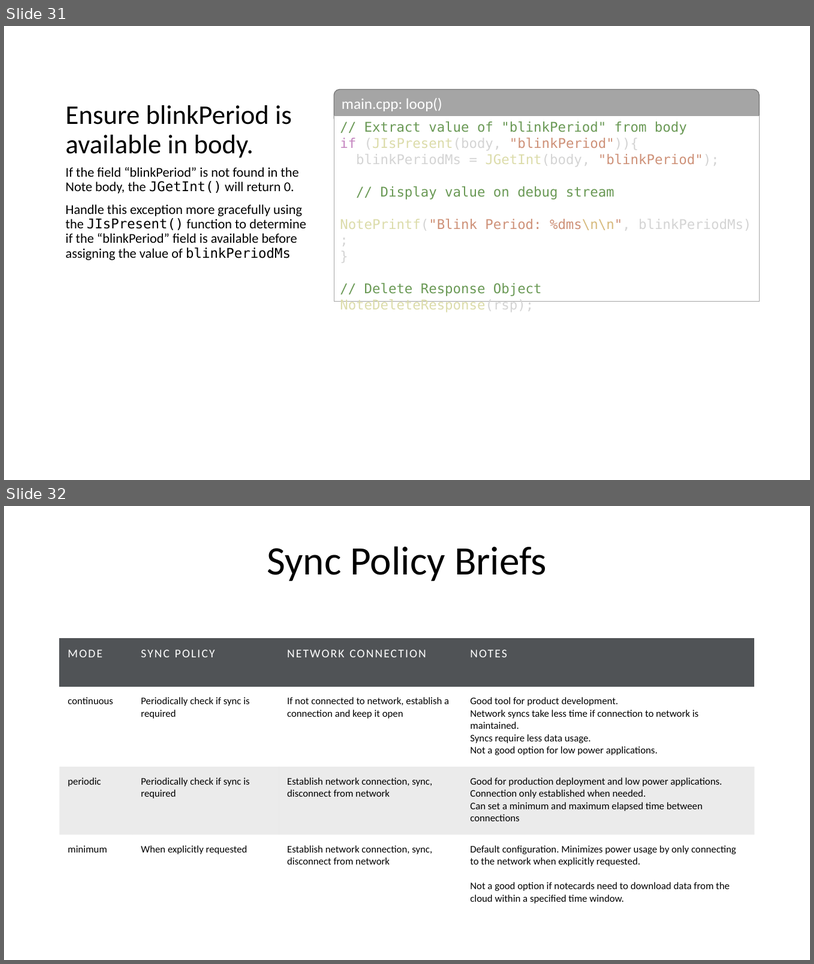
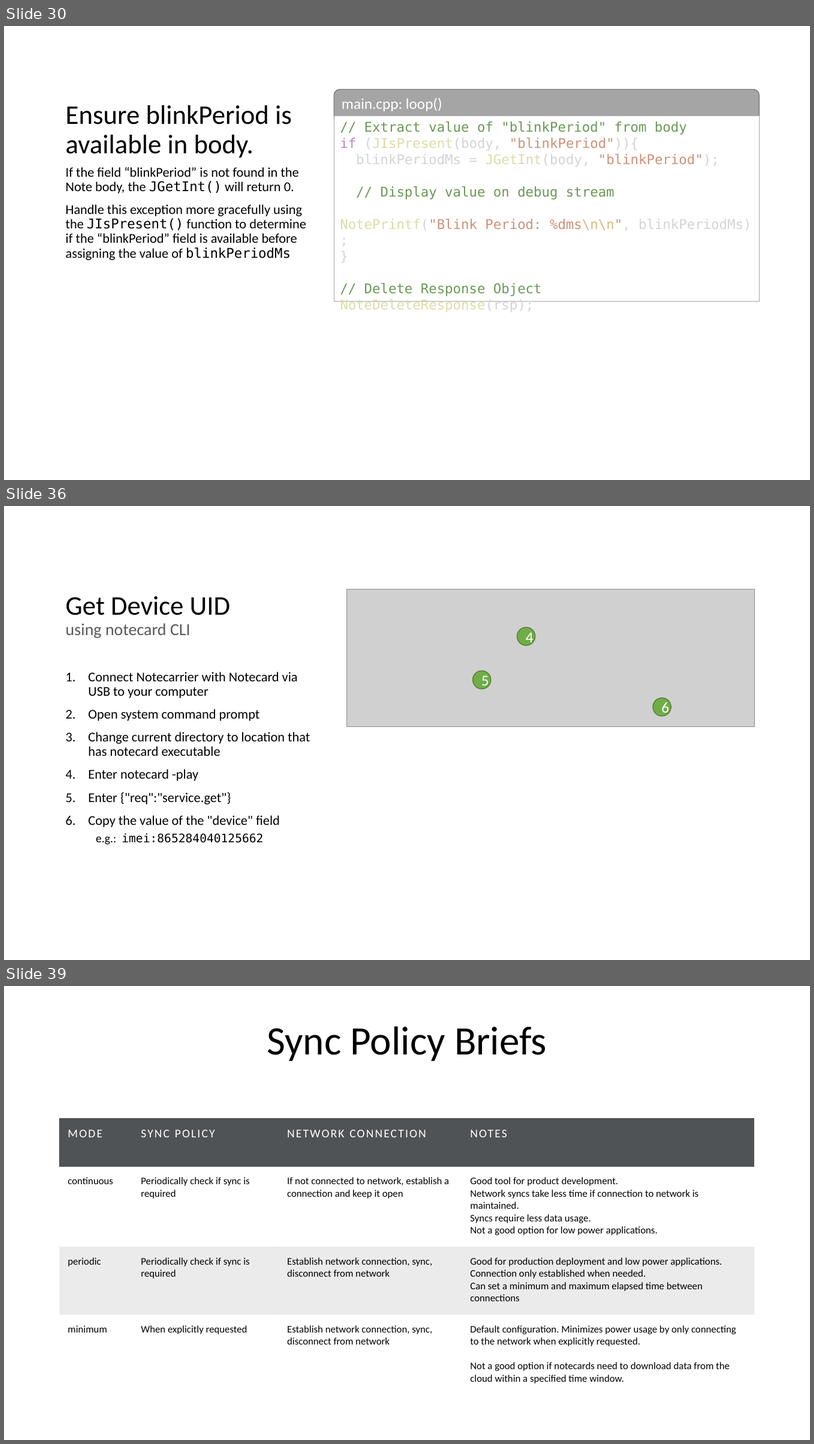
Before and after one commit to blues/note-tutorials, a slide deck: Host Firmware Tutorial.pptx. Shown one above the other, each under a label of ours: slides 31 and 32 before the commit, slides 30, 36 and 39 after it; the slides between them are not shown. The pictures are 814x964 and 814x1444 pixels, drawn with LibreOffice and Linux fonts; fonts in the diff are those of the drawing; grey boxes stand for pictures. Boxes give left, top, right and bottom in pixels: in the first picture for what was removed or moved away, otherwise in the second. Text is boxed around its words. In the diff, an @@ line names an element or a change of style, - is before the commit and + after.

Commit message:
Adds tutorial outline for creating a QI-file
Outlines procedure in powerpoint with screenshots and command to
be copied/pasted.

Minor changes to source code to support tutorial addition

```diff
--- a/Host Firmware Tutorial.pptx
+++ b/Host Firmware Tutorial.pptx
@@ slide 36 added at bbox=[4, 506, 810, 960], background #FFFFFF @@
@@ picture added at bbox=[347, 589, 755, 727] @@
@@ title added at bbox=[66, 596, 231, 638], 20 pt, text #595959 @@
+Get Device UID
+using notecard CLI
@@ ellipse added at bbox=[518, 627, 536, 645], fill #70AD47, outline #538035 1 pt, 18 pt, text #FFFFFF @@
+4
@@ text added at bbox=[88, 672, 310, 844], 16 pt, text #000000 @@
+1. Connect Notecarrier with Notecard via USB to your computer
+2. Open system command prompt
+3. Change current directory to location that has notecard executable
+4. Enter notecard -play
+5. Enter {"req":"service.get"}
+6. Copy the value of the "device" field
+  e.g.: imei:865284040125662
@@ ellipse added at bbox=[473, 670, 491, 688], fill #70AD47, outline #538035 1 pt, 18 pt, text #FFFFFF @@
+5
@@ ellipse added at bbox=[653, 698, 671, 716], fill #70AD47, outline #538035 1 pt, 18 pt, text #FFFFFF @@
+6
@@ what was slide 31 is now slide 30 @@
@@ what was slide 32 is now slide 39 @@
```
Also in this commit, not shown: 5 slides changed, 8 other slides added, 2 slides removed, 1 other file.
